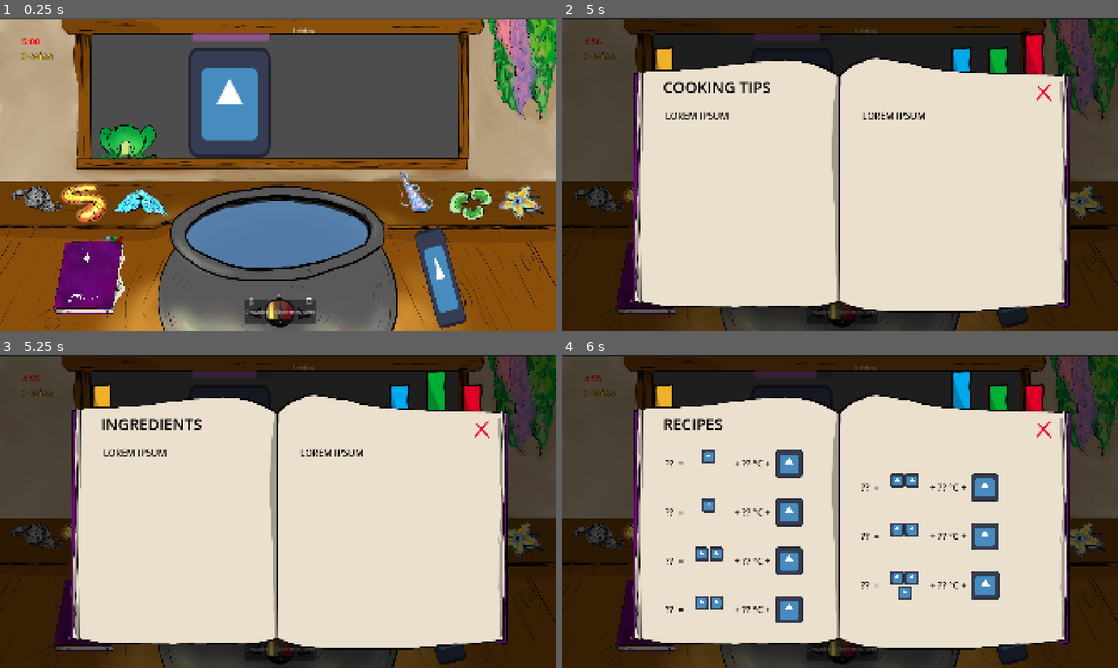
Above: before the commit, frames 1-4 (two rows, left to right).
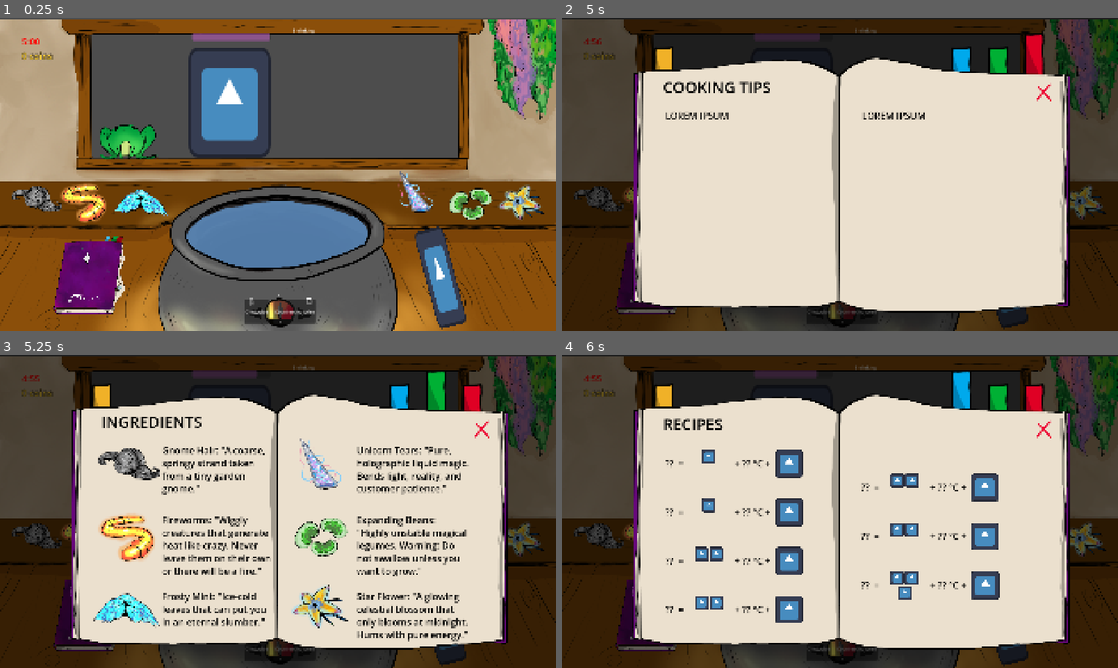
Above: after the commit, the same moments.

Repository: Eko199/Sugaming-Game-Jam-2026
Game: Godot game, scene res://main.tscn
Same seed, same stepped clock (60 frames per second), same inputs: the game is played once before the commit and once after it. The engine's default icon, where the game draws it, is replaced by a stand-in: a white triangle on a blue panel in a dark square.
Inputs (mouse positions are in pixels of both pictures, inside the frame that each line leads up to):
- Up to frame 1 (0.25 s): no input
- Up to frame 2 (5 s): click "Clockwise" at 0.5 s; click "Counterclockwise" at 1.25 s; click (817, 312) at 2 s; click (867, 315) at 2.75 s; click (650, 274) at 3.5 s; click (1034, 74) at 4.25 s
- Up to frame 3 (5.25 s): click (439, 411) at 5 s
- Up to frame 4 (6 s): click (962, 411) at 5.75 s

Frames 1-2 are identical in both runs. In frame 3, 10% of the frame differs, in the area x 16-85%, y 19-92%; in frame 4, nothing differs.

Commit message:
Add ingredients page

Diff:
--- a/ui/almanac_control.tscn
+++ b/ui/almanac_control.tscn
@@ -5,9 +5,15 @@
 [ext_resource type="Texture2D" uid="uid://ciykwiaxdcmhi" path="res://textures/red-tab.png" id="2_boy4e"]
 [ext_resource type="Texture2D" uid="uid://2ti3mwqk8hai" path="res://textures/green-tab.png" id="3_bgjhh"]
 [ext_resource type="PackedScene" uid="uid://de1kknukqhl5m" path="res://ui/recipe.tscn" id="3_kyb6q"]
+[ext_resource type="Texture2D" uid="uid://cryb0mo88h5oc" path="res://textures/gnome_hair.png" id="4_bgjhh"]
 [ext_resource type="Texture2D" uid="uid://dnq0pllbw3rji" path="res://textures/blue-tab.png" id="4_p800m"]
 [ext_resource type="Texture2D" uid="uid://cicush4i4a3xs" path="res://textures/yellow-tab.png" id="5_iu7ow"]
+[ext_resource type="Texture2D" uid="uid://ydmnt67wtj55" path="res://textures/fireworm.png" id="5_p800m"]
+[ext_resource type="Texture2D" uid="uid://ng1l3tj37mb3" path="res://textures/frosty_mint.png" id="6_1nn8c"]
+[ext_resource type="Texture2D" uid="uid://ct0th50y6133g" path="res://textures/unicorn_tears.png" id="7_e6w12"]
 [ext_resource type="Texture2D" uid="uid://cmpqm8s8u7u0q" path="res://textures/cross.png" id="8_boy4e"]
+[ext_resource type="Texture2D" uid="uid://kje8aykg3aw8" path="res://textures/expanding_beans.png" id="8_k85eg"]
+[ext_resource type="Texture2D" uid="uid://dsfj8yk3r7us2" path="res://textures/star_flower.png" id="9_0qg1a"]
 
 [sub_resource type="LabelSettings" id="LabelSettings_3ftik"]
 font_size = 67
@@ -131,10 +137,10 @@
 visible = false
 z_index = 2
 layout_mode = 2
-theme_override_constants/margin_left = 150
-theme_override_constants/margin_top = 180
-theme_override_constants/margin_right = 150
-theme_override_constants/margin_bottom = 70
+theme_override_constants/margin_left = 100
+theme_override_constants/margin_top = 170
+theme_override_constants/margin_right = 100
+theme_override_constants/margin_bottom = 40
 
 [node name="Title" type="Control" parent="Ingredients" unique_id=2061743193]
 layout_mode = 2
@@ -145,29 +151,123 @@
 offset_top = -87.5
 offset_right = 250.0
 offset_bottom = 4.5
-text = "INGREDIENTS"
+text = "   INGREDIENTS"
 label_settings = SubResource("LabelSettings_3ftik")
 
 [node name="HBoxContainer" type="HBoxContainer" parent="Ingredients" unique_id=1240819687]
 layout_mode = 2
-theme_override_constants/separation = 200
-
-[node name="Label" type="RichTextLabel" parent="Ingredients/HBoxContainer" unique_id=356395603]
-custom_minimum_size = Vector2(650, 100)
-layout_mode = 2
-theme_override_font_sizes/normal_font_size = 40
-bbcode_enabled = true
-text = "
-[color=black]LOREM IPSUM"
-fit_content = true
-
-[node name="Label2" type="RichTextLabel" parent="Ingredients/HBoxContainer" unique_id=2048181357]
-custom_minimum_size = Vector2(650, 0)
-layout_mode = 2
-theme_override_font_sizes/normal_font_size = 40
-bbcode_enabled = true
-text = "
-[color=black]LOREM IPSUM"
+theme_override_constants/separation = 40
+
+[node name="VBoxContainer" type="VBoxContainer" parent="Ingredients/HBoxContainer" unique_id=784980776]
+custom_maximum_size = Vector2(800, -1)
+layout_mode = 2
+theme_override_constants/separation = 0
+
+[node name="Ingredient" type="HBoxContainer" parent="Ingredients/HBoxContainer/VBoxContainer" unique_id=1190100045]
+layout_mode = 2
+
+[node name="TextureRect" type="TextureRect" parent="Ingredients/HBoxContainer/VBoxContainer/Ingredient" unique_id=1173117977]
+layout_mode = 2
+texture = ExtResource("4_bgjhh")
+stretch_mode = 3
+
+[node name="Label" type="RichTextLabel" parent="Ingredients/HBoxContainer/VBoxContainer/Ingredient" unique_id=356395603]
+custom_minimum_size = Vector2(650, 100)
+layout_mode = 2
+theme_override_font_sizes/normal_font_size = 40
+bbcode_enabled = true
+text = "
+[color=black]Gnome Hair: \"A coarse, springy strand taken from a tiny garden gnome.\""
+fit_content = true
+
+[node name="Ingredient2" type="HBoxContainer" parent="Ingredients/HBoxContainer/VBoxContainer" unique_id=1844817639]
+layout_mode = 2
+
+[node name="TextureRect" type="TextureRect" parent="Ingredients/HBoxContainer/VBoxContainer/Ingredient2" unique_id=424180424]
+layout_mode = 2
+texture = ExtResource("5_p800m")
+stretch_mode = 3
+
+[node name="Label" type="RichTextLabel" parent="Ingredients/HBoxContainer/VBoxContainer/Ingredient2" unique_id=967755770]
+custom_minimum_size = Vector2(650, 100)
+layout_mode = 2
+theme_override_font_sizes/normal_font_size = 40
+bbcode_enabled = true
+text = "
+[color=black]Fireworms: \"Wiggly creatures that generate heat like crazy. Never leave them on their own or there will be a fire.\""
+fit_content = true
+
+[node name="Ingredient3" type="HBoxContainer" parent="Ingredients/HBoxContainer/VBoxContainer" unique_id=1312275912]
+layout_mode = 2
+
+[node name="TextureRect" type="TextureRect" parent="Ingredients/HBoxContainer/VBoxContainer/Ingredient3" unique_id=782137113]
+layout_mode = 2
+texture = ExtResource("6_1nn8c")
+stretch_mode = 3
+
+[node name="Label" type="RichTextLabel" parent="Ingredients/HBoxContainer/VBoxContainer/Ingredient3" unique_id=1855132578]
+custom_minimum_size = Vector2(650, 100)
+layout_mode = 2
+theme_override_font_sizes/normal_font_size = 40
+bbcode_enabled = true
+text = "
+[color=black]Frosty Mint: \"Ice-cold leaves that can put you in an eternal slumber.\""
+fit_content = true
+
+[node name="VBoxContainer2" type="VBoxContainer" parent="Ingredients/HBoxContainer" unique_id=176320194]
+custom_maximum_size = Vector2(800, -1)
+layout_mode = 2
+theme_override_constants/separation = 0
+
+[node name="Ingredient" type="HBoxContainer" parent="Ingredients/HBoxContainer/VBoxContainer2" unique_id=1623791771]
+layout_mode = 2
+
+[node name="TextureRect" type="TextureRect" parent="Ingredients/HBoxContainer/VBoxContainer2/Ingredient" unique_id=2135636698]
+layout_mode = 2
+texture = ExtResource("7_e6w12")
+stretch_mode = 3
+
+[node name="Label" type="RichTextLabel" parent="Ingredients/HBoxContainer/VBoxContainer2/Ingredient" unique_id=969047085]
+custom_minimum_size = Vector2(650, 100)
+layout_mode = 2
+theme_override_font_sizes/normal_font_size = 40
+bbcode_enabled = true
+text = "
+[color=black]Unicorn Tears: \"Pure, holographic liquid magic. Bends light, reality, and customer patience.\""
+fit_content = true
+
+[node name="Ingredient2" type="HBoxContainer" parent="Ingredients/HBoxContainer/VBoxContainer2" unique_id=868862054]
+layout_mode = 2
+
+[node name="TextureRect" type="TextureRect" parent="Ingredients/HBoxContainer/VBoxContainer2/Ingredient2" unique_id=1093996724]
+layout_mode = 2
+texture = ExtResource("8_k85eg")
+stretch_mode = 3
+
+[node name="Label" type="RichTextLabel" parent="Ingredients/HBoxContainer/VBoxContainer2/Ingredient2" unique_id=580207619]
+custom_minimum_size = Vector2(650, 100)
+layout_mode = 2
+theme_override_font_sizes/normal_font_size = 40
+bbcode_enabled = true
+text = "
+[color=black]Expanding Beans: \"Highly unstable magical legumes. Warning: Do not swallow unless you want to grow.\""
+fit_content = true
+
+[node name="Ingredient3" type="HBoxContainer" parent="Ingredients/HBoxContainer/VBoxContainer2" unique_id=1093127016]
+layout_mode = 2
+
+[node name="TextureRect" type="TextureRect" parent="Ingredients/HBoxContainer/VBoxContainer2/Ingredient3" unique_id=1920004185]
+layout_mode = 2
+texture = ExtResource("9_0qg1a")
+stretch_mode = 3
+
+[node name="Label" type="RichTextLabel" parent="Ingredients/HBoxContainer/VBoxContainer2/Ingredient3" unique_id=1405017862]
+custom_minimum_size = Vector2(650, 100)
+layout_mode = 2
+theme_override_font_sizes/normal_font_size = 40
+bbcode_enabled = true
+text = "
+[color=black]Star Flower: \"A glowing celestial blossom that only blooms at midnight. Hums with pure energy.\""
 fit_content = true
 
 [node name="Cooking" type="MarginContainer" parent="." unique_id=307865024]
